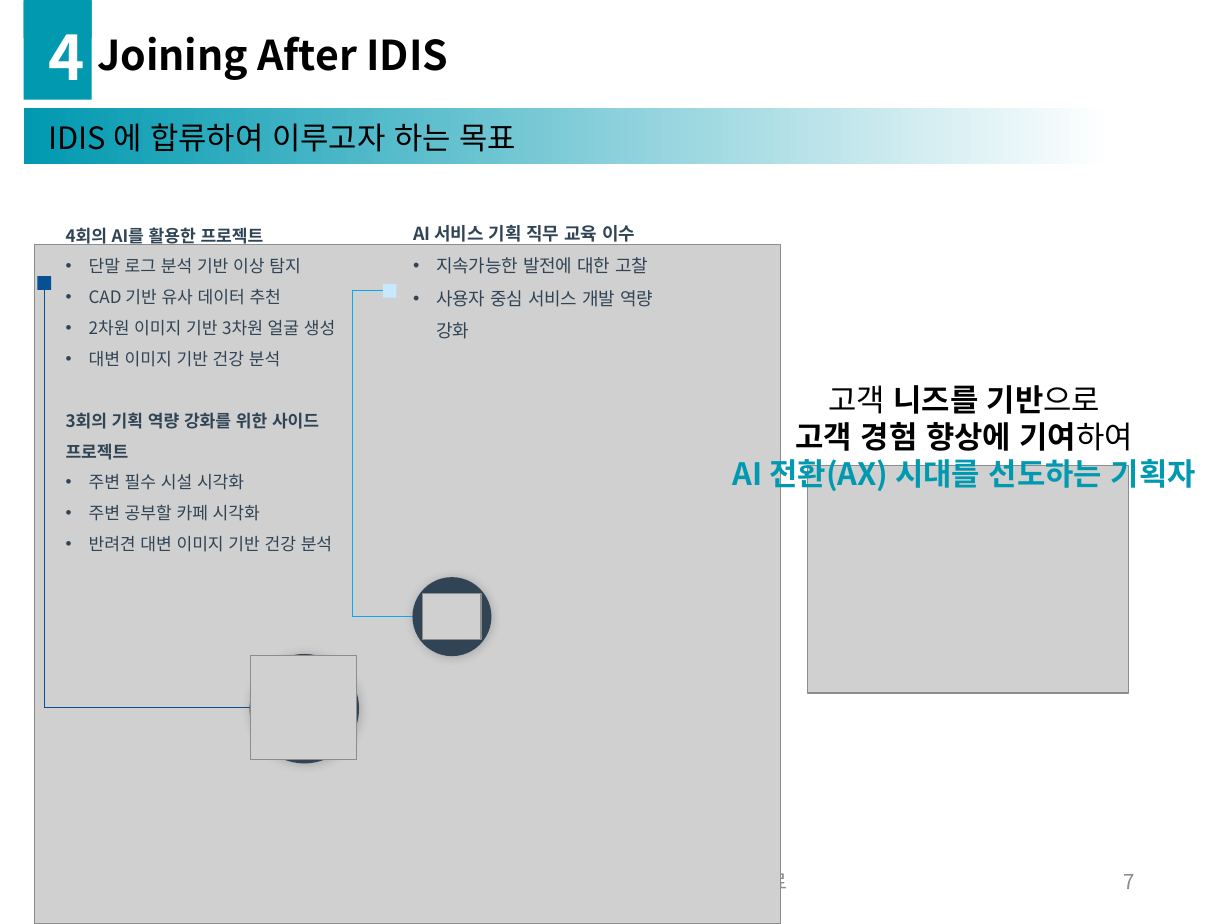
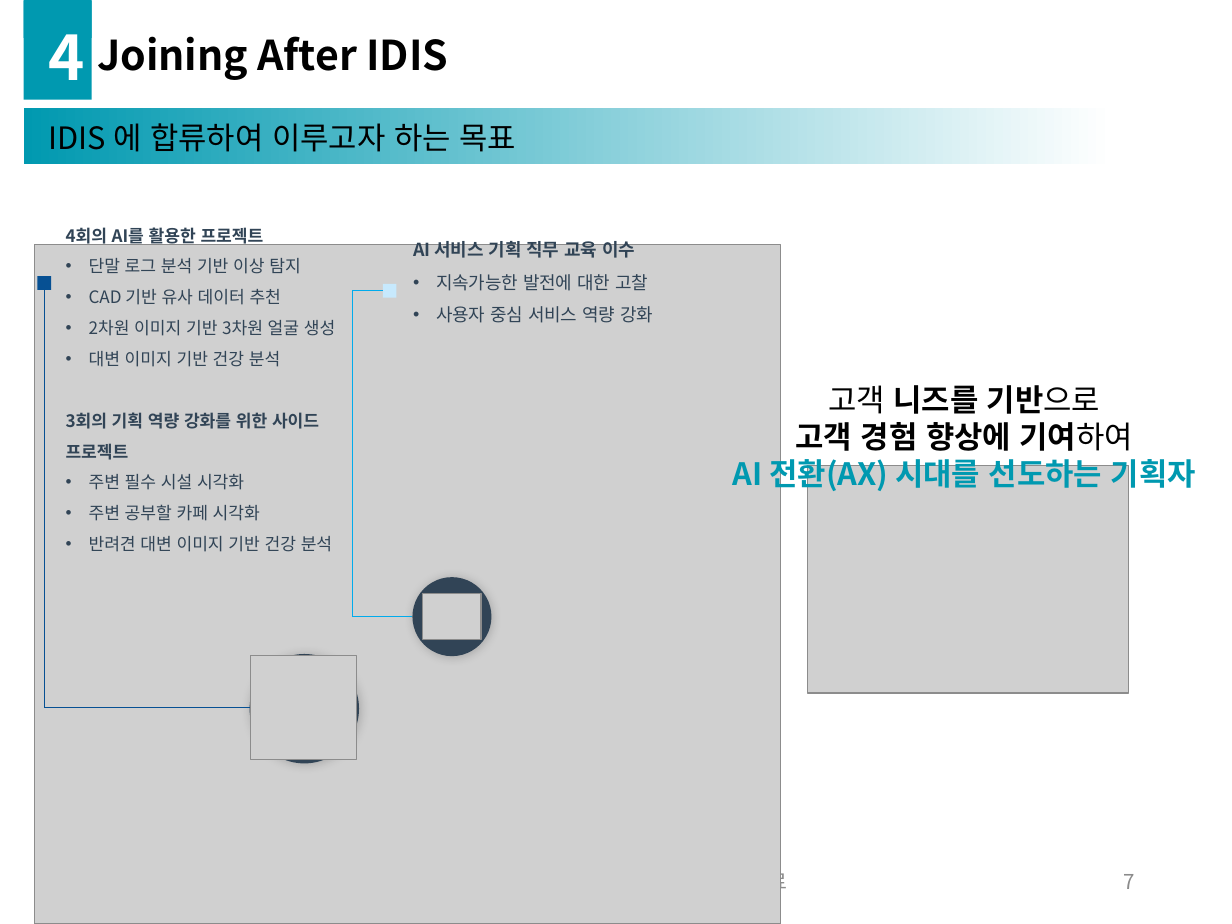
Before and after one commit to gggg8657/study, a slide deck: slide 8 of tmp/2024년도_1차면접전형_자기소개자료_김동주.pptx. Drawn at 1232x924 pixels with LibreOffice and Linux fonts; fonts in the diff are those of the drawing; grey boxes stand for pictures; background and template pictures are left out. Boxes give left, top, right and bottom in pixels: in the first picture for what was removed or moved away, otherwise in the second. Text is boxed around its words. In the diff, an @@ line names an element or a change of style, - is before the commit and + after.

```diff
--- a/tmp/2024년도_1차면접전형_자기소개자료_김동주.pptx
+++ b/tmp/2024년도_1차면접전형_자기소개자료_김동주.pptx
@@ text at <box>436,306,653,323</box>: text changed @@
-• 사용자 중심 서비스 개발 역량 강화
+• 사용자 중심 서비스 역량 강화
```
Also in this commit, not shown: 3 other slides changed, 21 other files.
